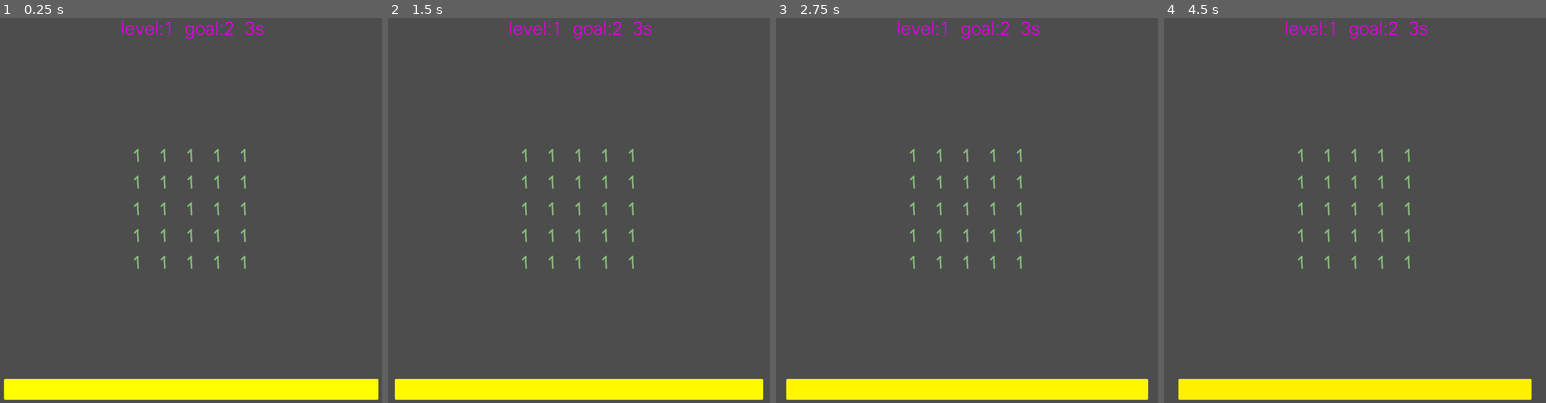
Above: before the commit, frames 1-4 (left to right).
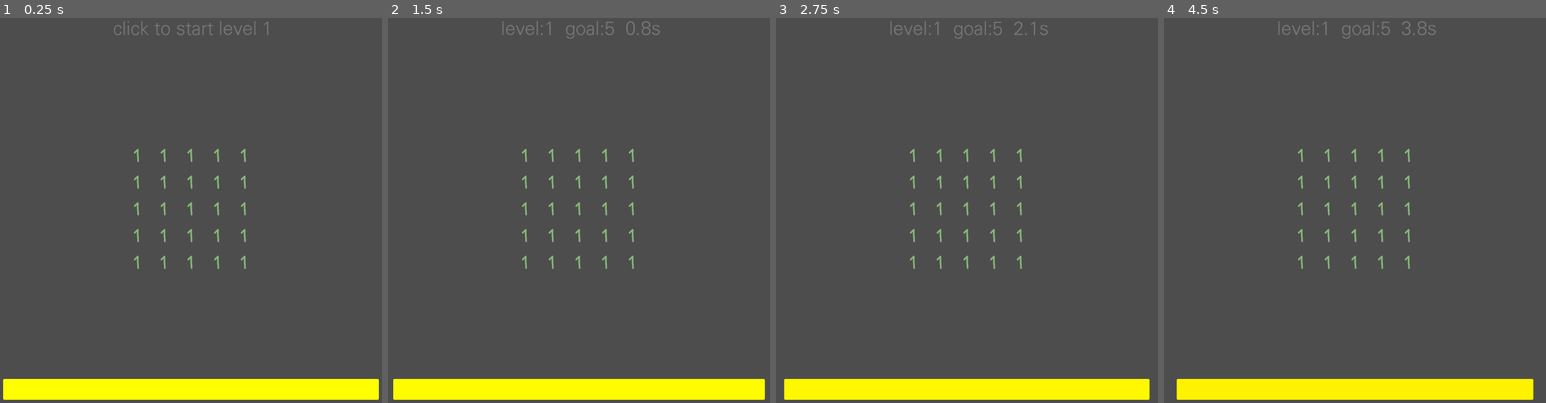
Above: after the commit, the same moments.

Repository: JosePedroDias/merge_or_die
Game: Godot game, scene res://main_scene.tscn
The game is run twice, just before and just after one commit, with the same random seed, the same clock (stepped at 60 frames per second) and the same inputs.
Inputs (mouse positions are in pixels of both pictures, inside the frame that each line leads up to):
- Up to frame 1 (0.25 s): no input
- Up to frame 2 (1.5 s): tap Enter at 0.5 s; move the mouse to (670, 187) at 0.52 s; click (670, 187) at 0.67 s; move the mouse to (494, 229) at 1.27 s; click (494, 229) at 1.42 s
- Up to frame 3 (2.75 s): move the mouse to (1009, 118) at 2.02 s; click (1009, 118) at 2.17 s
- Up to frame 4 (4.5 s): move the mouse to (1335, 291) at 2.77 s; click (1335, 291) at 2.92 s; move the mouse to (1481, 272) at 3.52 s; click (1481, 272) at 3.67 s; move the mouse to (1228, 145) at 4.27 s; click (1228, 145) at 4.42 s

The runs differ from the first frame. In frame 1, 0.6% of the frame differs, in the area x 0-100%, y 0-100%; in frame 2, 0.6%; in frame 3, 0.6%; in frame 4, 0.7%, in the area x 3-97%, y 0-100%.

Commit message:
feature parity almost done!

Diff:
--- a/Scripts/merge_grid.gd
+++ b/Scripts/merge_grid.gd
@@ -27,6 +27,8 @@
 const TILE_SET_ID = 0
 const DEFAULT_LAYER = 0
 const HIGHLIGHTS_LAYER = 1
+
+const FINAL_LEVEL = 4 # TODO wierd, this should work?: !levels.has(str(level)
 
 const CELLS = {
 	"1": Vector2i(0, 0),
@@ -41,12 +43,6 @@
 }
 
 var levels = {
-	11: { # aux level
-		"size": [5, 5],
-		"penalty_countdown": 15.0,
-		"fill_countdown": 2.0,
-		"goal_number": 3,
-	},
 	1: {
 		"size": [5, 5],
 		"penalty_countdown": 75.0,
@@ -72,13 +68,12 @@
 		"goal_number": 8,
 	},
 }
-
-#var lvl: LevelDef =
-
 var lvl = levels[level]
 
 var bar_left = lvl["penalty_countdown"]
 var fill_left = lvl["fill_countdown"]
+var elapsed_time = 0.0
+var is_paused = true
 
 func _reset_board():
 	clear_layer(DEFAULT_LAYER)
@@ -90,20 +85,33 @@
 	position.x = -32 if columns % 2 == 1 else 0
 	position.y = -32 if rows    % 2 == 1 else 0
 
+	var dx = 0.5 if columns % 2 == 1 else 0
+	var dy = 0.5 if rows    % 2 == 1 else 0
+
 	for y in rows:
 		for x in columns:
 			var coords = Vector2i(
-				int(x - columns/2.0 + 0.5),
-				int(y - rows   /2.0 + 0.5)
+				int(x - columns/2.0 + dx),
+				int(y - rows   /2.0 + dy)
 			)
 			set_tile_cell(coords, 1)
 
 func _ready() -> void:
 	_reset_board()
-	_update_label()
 	_update_bar()
+	_update_label("click to start level %d" % level)
 
 func _process(delta: float) -> void:
+	if is_paused:
+		if level > FINAL_LEVEL:
+			level = 1
+			elapsed_time = 0.0
+			lvl = levels[level]
+			_reset_board()
+		return
+
+	elapsed_time += delta
+
 	if bar_left - delta <= 0:
 		clear_cells()
 		bar_left = lvl["penalty_countdown"]
@@ -120,7 +128,6 @@
 	# TODO update these only at 10fps?
 	_update_bar()
 	_update_label()
-
 
 func set_tile_cell(coords: Vector2i, num: int) -> void:
 	var num_s = "%s" % num
@@ -149,9 +156,11 @@
 	var y = coords[1]
 	return x >= min_x && x < min_x + columns && y >= min_y && y < min_y + rows
 
-func _update_label():
-	label.text = "level:%d  goal:%s  %ds" % [1, 2, 3]
-
+func _update_label(text = false):
+	if text:
+		label.text = text
+	else:
+		label.text = "level:%d  goal:%s  %.1fs" % [level, lvl["goal_number"], elapsed_time]
 
 # r is how full, where 0 is empty
 func _update_bar() -> void:
@@ -169,6 +178,11 @@
 
 	# ignore events from types other than input event
 	if !(event is InputEventMouseButton) || !event.pressed: return
+
+	if is_paused:
+		is_paused = false
+		_update_label()
+		return
 
 	# convert coords and make sure they're in the board
 	var coord = local_to_map(get_local_mouse_position())
@@ -200,13 +214,17 @@
 			set_tile_cell(coord, v)
 			mergeAudio.play()
 			if v == lvl["goal_number"]:
-				#print('level complete')
+				is_paused = true
 				level += 1
-				lvl = levels[level]
-				#print(lvl)
-				columns = lvl["size"][0]
-				rows    = lvl["size"][1]
-				_reset_board()
+				if level > FINAL_LEVEL:
+					_update_label("congratulations!\nfinished the game in %.1f seconds!" % elapsed_time)
+				else:
+					lvl = levels[level]
+					columns = lvl["size"][0]
+					rows    = lvl["size"][1]
+					_reset_board()
+					_update_bar()
+					_update_label("click to start level %d" % level)
 		else:
 			# numbers differ, penalize player!
 			mistakeAudio.play()
@@ -242,9 +260,3 @@
 		if fn.call(p):
 			arr2.push_back(p)
 	return arr2
-
-class LevelDef:
-	var size: Vector2i
-	var penalty_countdown: float
-	var fill_countdown: float
-	var goal_number: int
--- a/main_scene.tscn
+++ b/main_scene.tscn
@@ -34,7 +34,7 @@
 [sub_resource type="LabelSettings" id="LabelSettings_3bsop"]
 font = ExtResource("8_rrej1")
 font_size = 45
-font_color = Color(0.886275, 0, 0.886275, 1)
+font_color = Color(1, 1, 1, 0.235294)
 
 [node name="main_scene" type="Node2D"]
 
Not shown, changed: README.md
